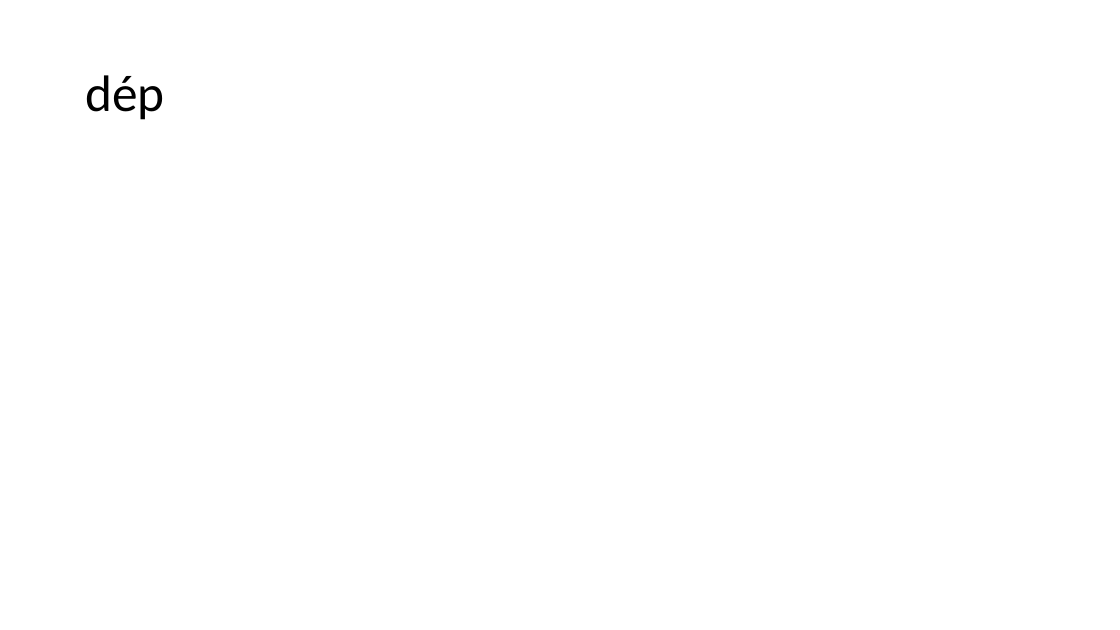
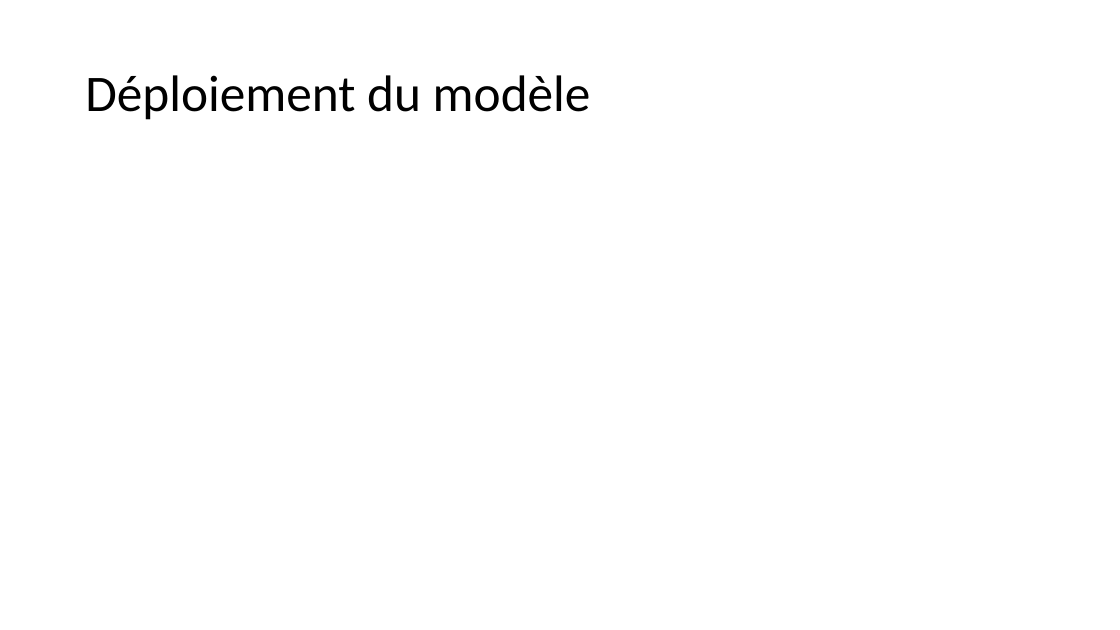
Before and after one commit to JeongJeong-code/P7_scoring, a slide deck: slide 11 of P7_scoring.pptx. Drawn at 1120x630 pixels with LibreOffice and Linux fonts; fonts in the diff are those of the drawing. Boxes give left, top, right and bottom in pixels: in the first picture for what was removed or moved away, otherwise in the second. Text is boxed around its words. In the diff, an @@ line names an element or a change of style, - is before the commit and + after.

```diff
--- a/P7_scoring.pptx
+++ b/P7_scoring.pptx
@@ title at (85,75,591,120): text changed @@
-dép
+Déploiement du modèle
```
Also in this commit, not shown: 4 other slides changed, 1 slide added, 1 slide removed.
